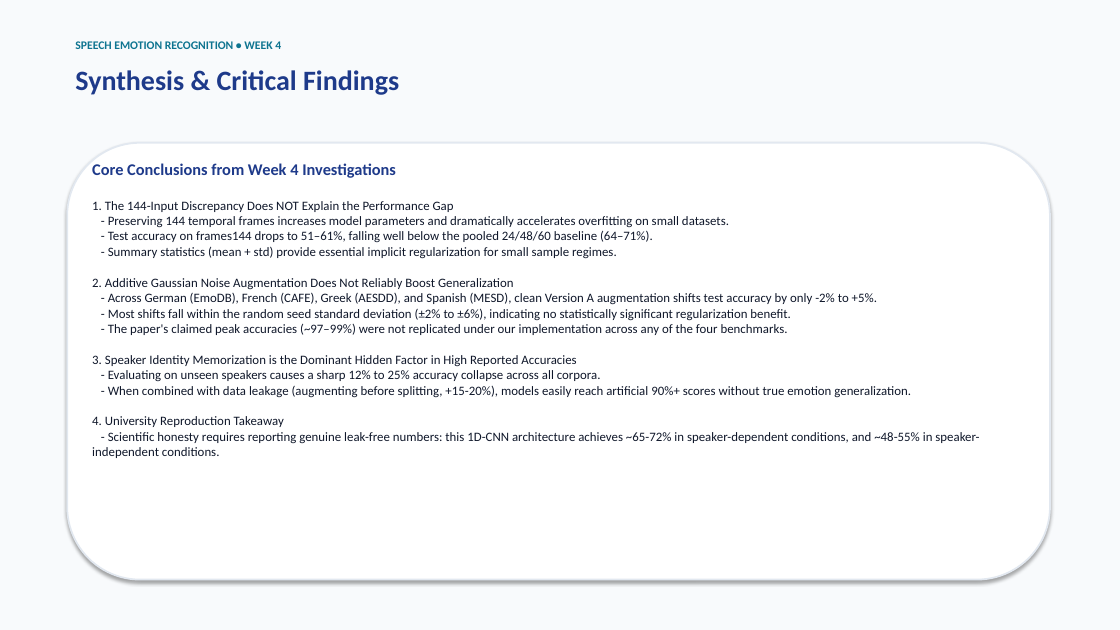
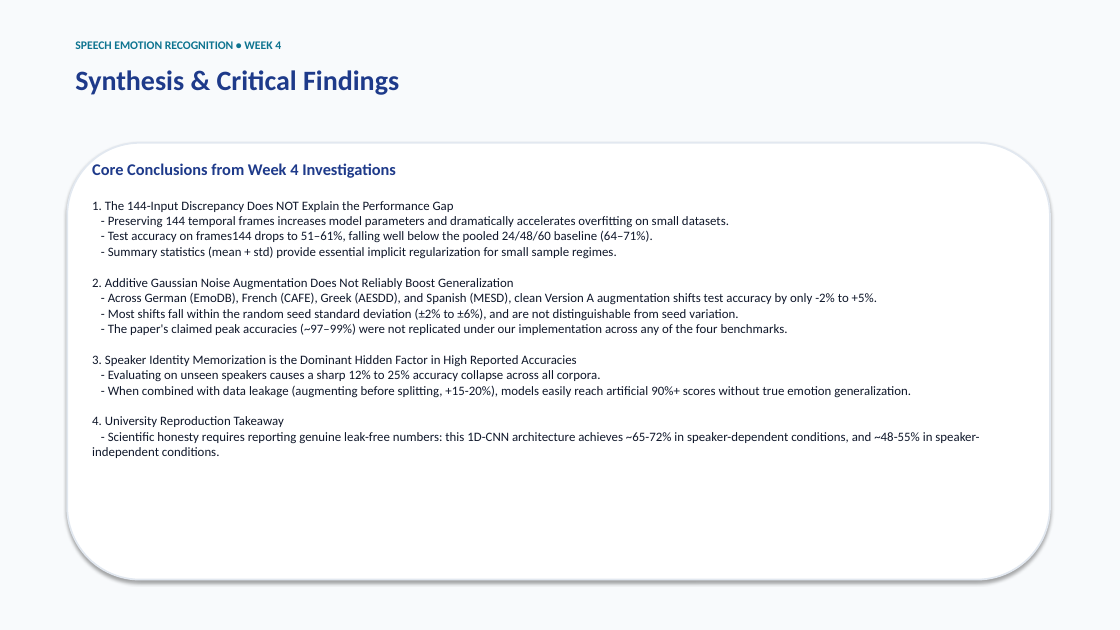
Before and after one commit to shreysatija1/Project-emotion, a slide deck: slide 10 of Week4_Status.pptx. Drawn at 1120x630 pixels with LibreOffice and Linux fonts; fonts in the diff are those of the drawing. Boxes give left, top, right and bottom in pixels: in the first picture for what was removed or moved away, otherwise in the second. Text is boxed around its words. In the diff, an @@ line names an element or a change of style, - is before the commit and + after.

```diff
--- a/Week4_Status.pptx
+++ b/Week4_Status.pptx
@@ text at (108,309,738,320): text changed @@
-- Most shifts fall within the random seed standard deviation (±2% to ±6%), indicating no statistically significant regularization benefit.
+- Most shifts fall within the random seed standard deviation (±2% to ±6%), and are not distinguishable from seed variation.
```
Also in this commit, not shown: 5 other slides changed, 6 other files.
